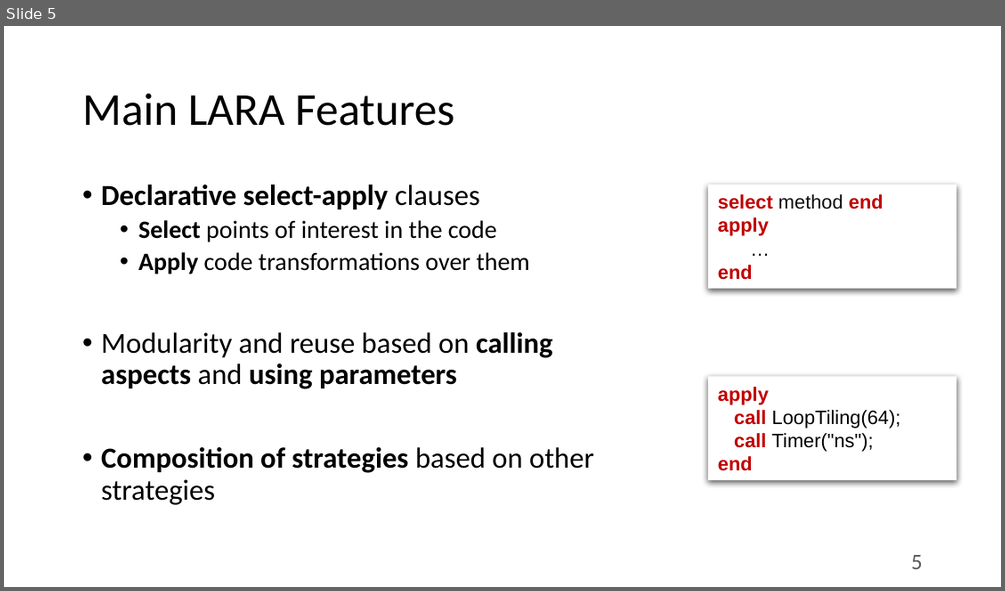
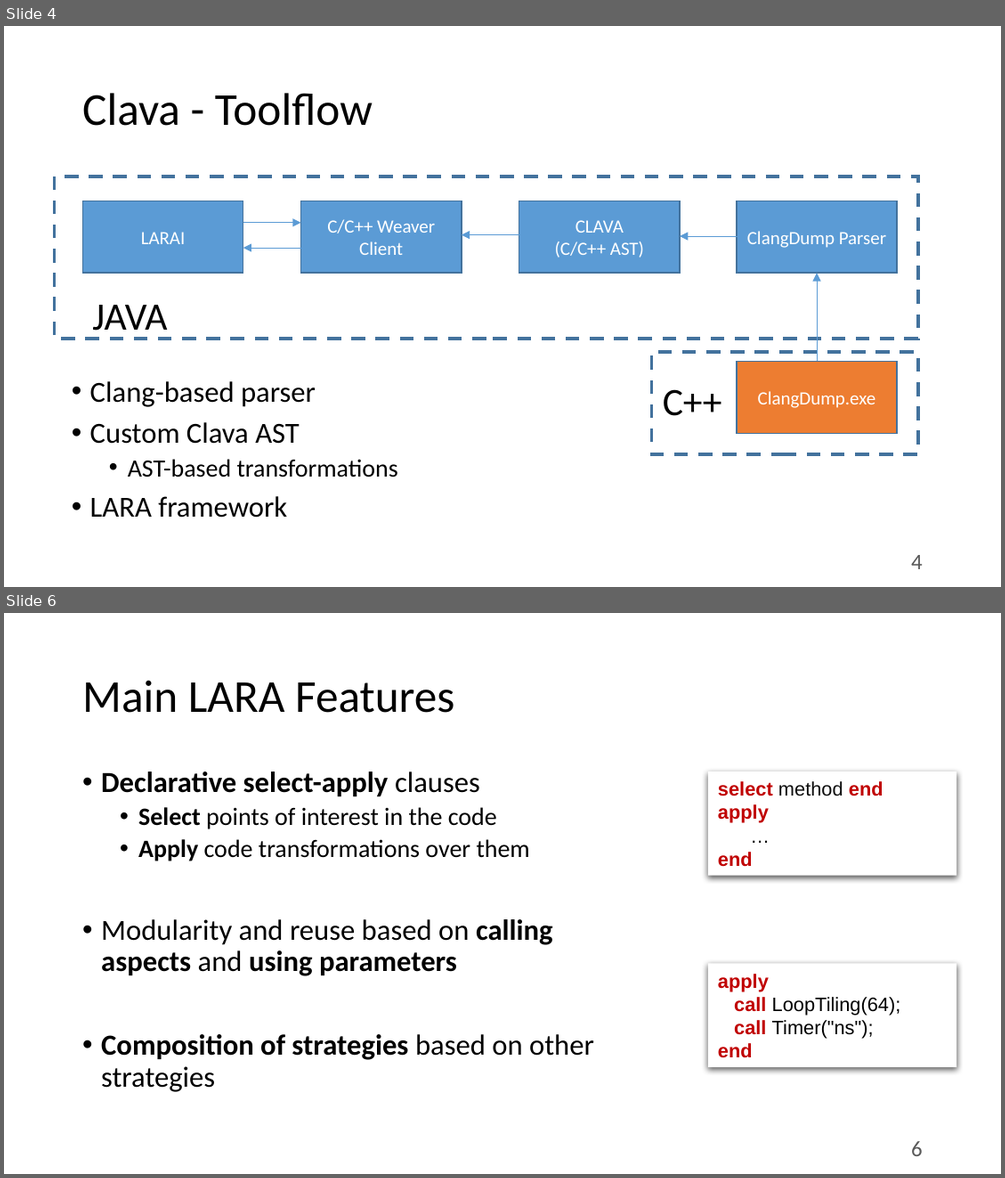
Before and after one commit to specs-feup/specs-lara, a slide deck: Tutorial-2018-INDIN/Clava-Tutorial.pptx. Shown one above the other, each under a label of ours: slide 5 before the commit, slides 4 and 6 after it; the slides between them are not shown. The pictures are 1005x591 and 1005x1178 pixels, drawn with LibreOffice and Linux fonts; fonts in the diff are those of the drawing. Boxes give left, top, right and bottom in pixels: in the first picture for what was removed or moved away, otherwise in the second. Text is boxed around its words. In the diff, an @@ line names an element or a change of style, - is before the commit and + after.

```diff
--- a/Tutorial-2018-INDIN/Clava-Tutorial.pptx
+++ b/Tutorial-2018-INDIN/Clava-Tutorial.pptx
@@ slide 4 added at box(4, 26, 1001, 587), background #FFFFFF @@
@@ title added at box(82, 93, 372, 126), 33 pt, text #000000 @@
+Clava - Toolflow
@@ text added at box(90, 381, 398, 517), 21 pt, text #000000 @@
+• Clang-based parser
+• Custom Clava AST
+  • AST-based transformations
+• LARA framework
@@ group added at box(54, 176, 918, 455): 7 rectangles, 5 arrows, 2 texts @@
+LARAI
+C/C++ Weaver
+Client
+JAVA
+ClangDump.exe
+CLAVA
+(C/C++ AST)
+ClangDump Parser
+C++
@@ page number added at box(911, 555, 922, 569), 16 pt, text #595959 @@
+4
@@ what was slide 5 is now slide 6 @@
@@ page number at box(911, 1141, 922, 1156): text changed @@
-5
+6
```
Also in this commit, not shown: 9 slides changed, 9 other slides added, 2 slides removed, 5 other files.
